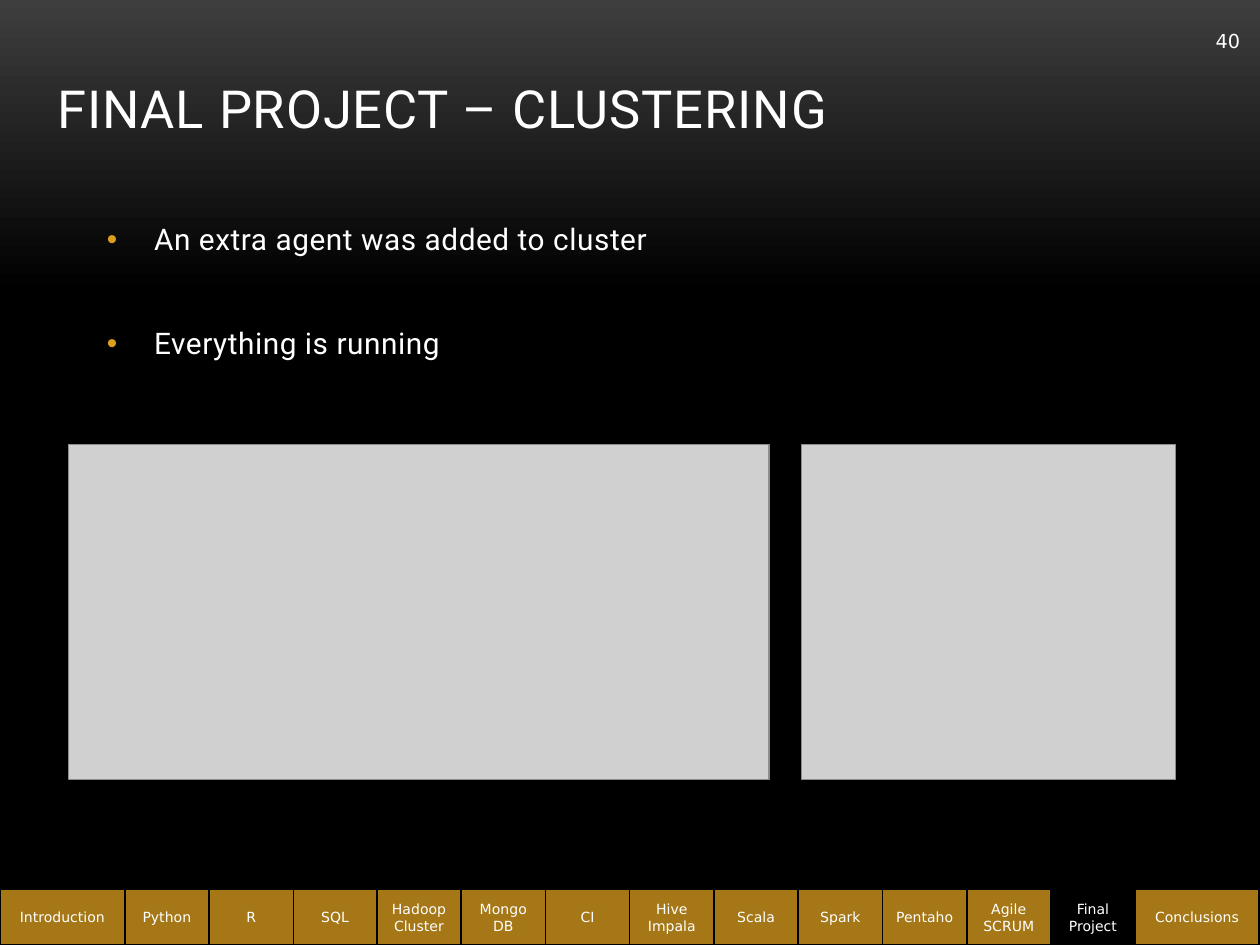
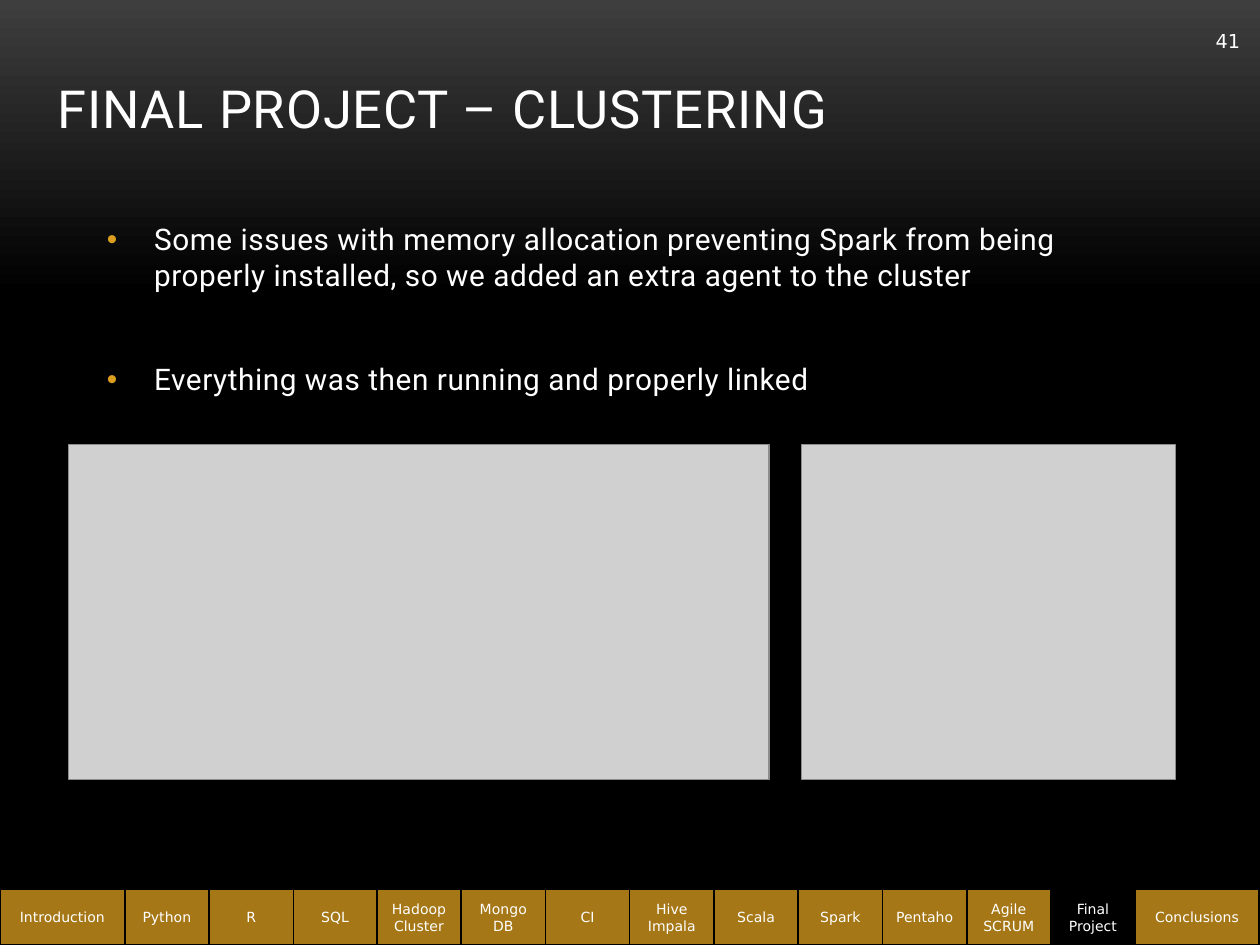
Before and after one commit to abe1ge/teletubbiesQAC, a slide deck: slide 41 of FinalPresentation.pptx (slide 40 before the commit). Drawn at 1260x945 pixels with LibreOffice and Linux fonts; fonts in the diff are those of the drawing; grey boxes stand for pictures; background and template pictures are left out. Boxes give left, top, right and bottom in pixels: in the first picture for what was removed or moved away, otherwise in the second. Text is boxed around its words. In the diff, an @@ line names an element or a change of style, - is before the commit and + after.

```diff
--- a/FinalPresentation.pptx
+++ b/FinalPresentation.pptx
@@ page number at box(1216, 34, 1240, 48): text changed @@
-40
+41
@@ text at box(154, 227, 1054, 397): text changed @@
-• An extra agent was added to cluster
-• Everything is running
+• Some issues with memory allocation preventing Spark from being properly installed, so we added an extra agent to the cluster
+• Everything was then running and properly linked
```
Also in this commit, not shown: 18 other slides changed, 1 slide removed.
